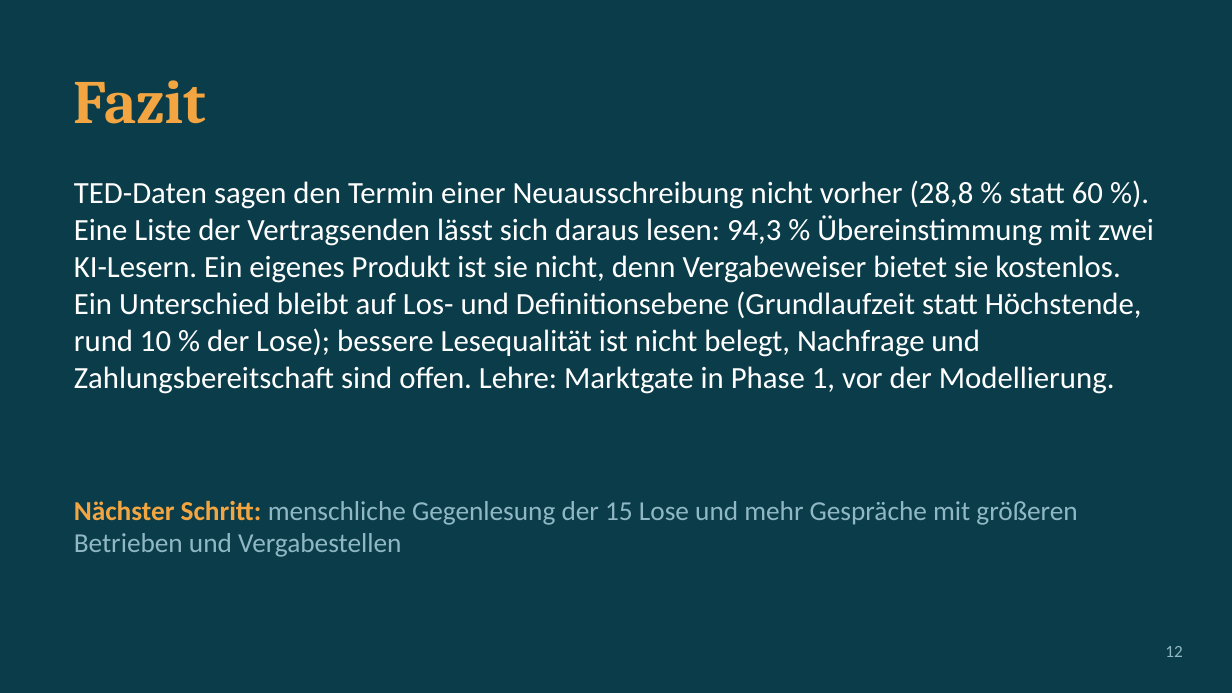
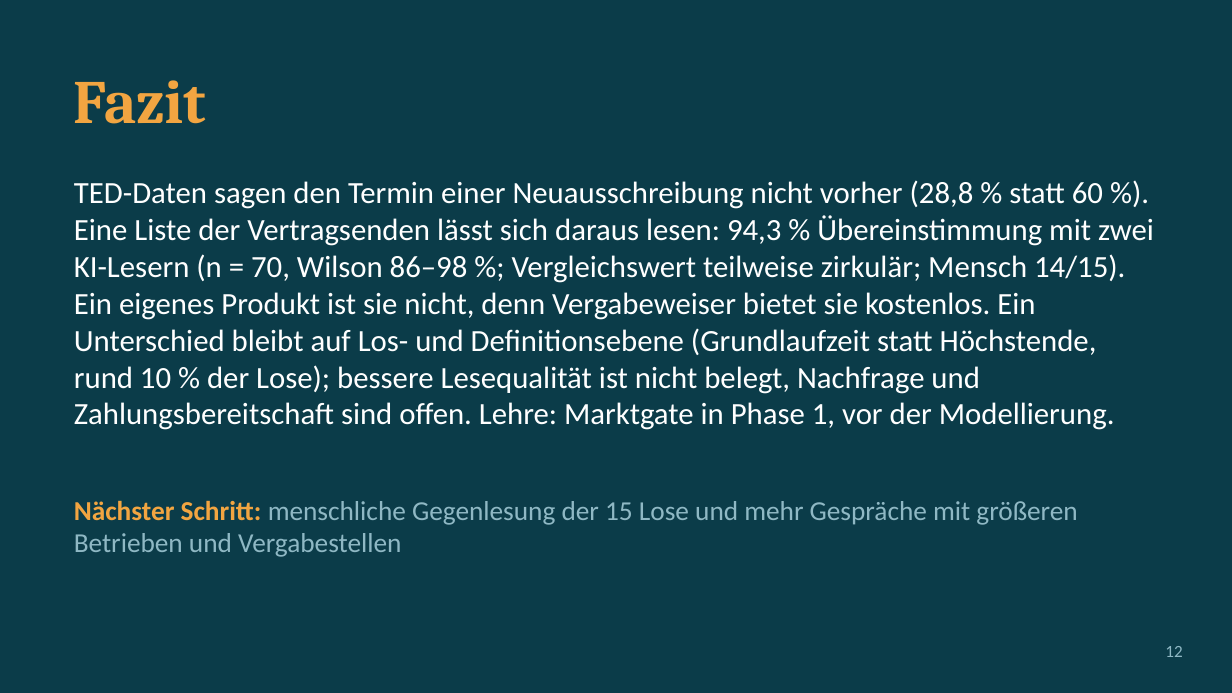
Before and after one commit to ludwigrichthammer9-web/vergabe_radar, a slide deck: slide 12 of docs/vortrag/vortrag_vergabe_radar.pptx. Drawn at 1232x693 pixels with LibreOffice and Linux fonts; fonts in the diff are those of the drawing. Boxes give left, top, right and bottom in pixels: in the first picture for what was removed or moved away, otherwise in the second. Text is boxed around its words. In the diff, an @@ line names an element or a change of style, - is before the commit and + after.

```diff
--- a/docs/vortrag/vortrag_vergabe_radar.pptx
+++ b/docs/vortrag/vortrag_vergabe_radar.pptx
@@ text at [74,180,1154,430]: text changed @@
-TED-Daten sagen den Termin einer Neuausschreibung nicht vorher (28,8 % statt 60 %). Eine Liste der Vertragsenden lässt sich daraus lesen: 94,3 % Übereinstimmung mit zwei KI-Lesern. Ein eigenes Produkt ist sie nicht, denn Vergabeweiser bietet sie kostenlos. Ein Unterschied bleibt auf Los- und Definitionsebene (Grundlaufzeit statt Höchstende, rund 10 % der Lose); bessere Lesequalität ist nicht belegt, Nachfrage und Zahlungsbereitschaft sind offen. Lehre: Marktgate in Phase 1, vor der Modellierung.
+TED-Daten sagen den Termin einer Neuausschreibung nicht vorher (28,8 % statt 60 %). Eine Liste der Vertragsenden lässt sich daraus lesen: 94,3 % Übereinstimmung mit zwei KI-Lesern (n = 70, Wilson 86–98 %; Vergleichswert teilweise zirkulär; Mensch 14/15). Ein eigenes Produkt ist sie nicht, denn Vergabeweiser bietet sie kostenlos. Ein Unterschied bleibt auf Los- und Definitionsebene (Grundlaufzeit statt Höchstende, rund 10 % der Lose); bessere Lesequalität ist nicht belegt, Nachfrage und Zahlungsbereitschaft sind offen. Lehre: Marktgate in Phase 1, vor der Modellierung.
```
Also in this commit, not shown: 5 other slides changed, 12 other files.
